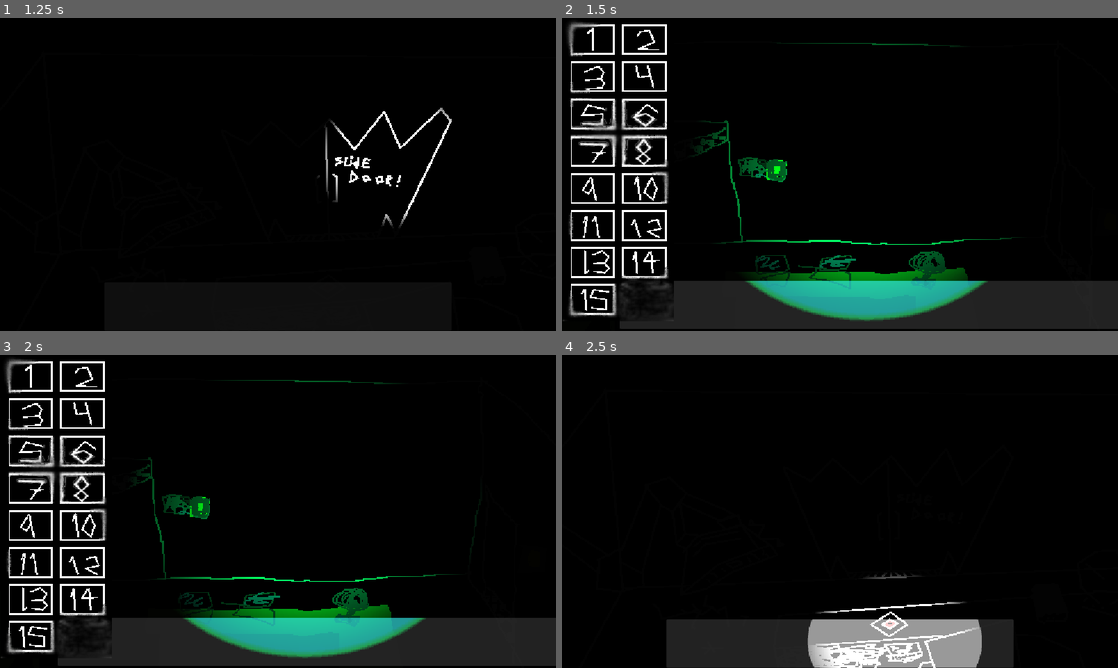
Above: before the commit, frames 1-4 (two rows, left to right).
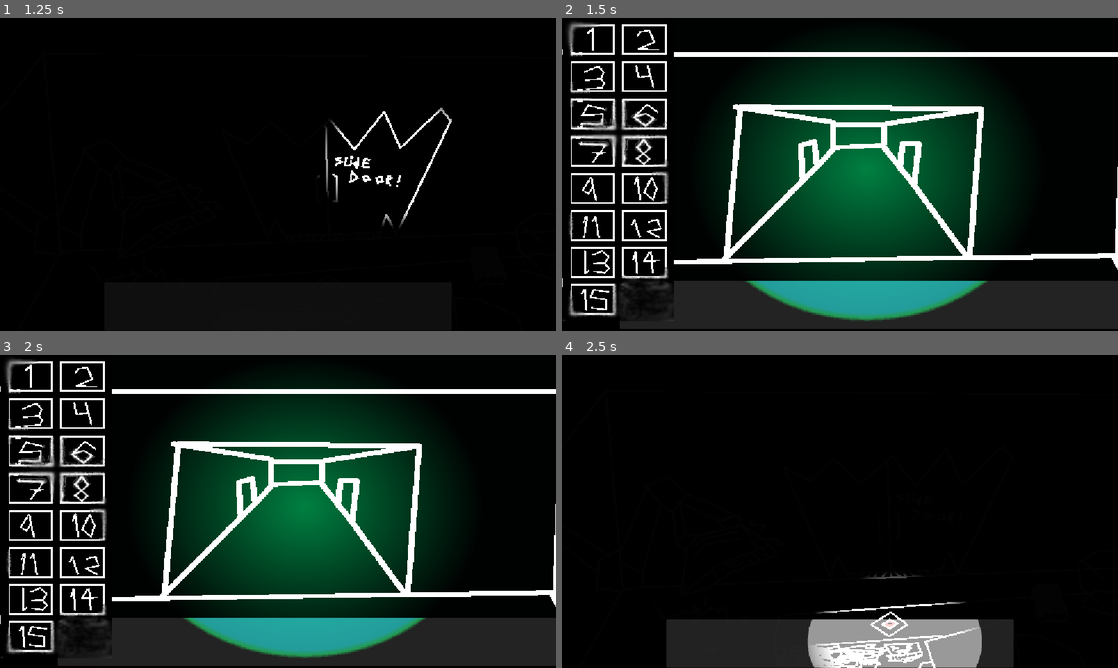
Above: after the commit, the same moments.

Repository: Ranger-Yev/project_sequence
Game: Godot game, scene res://game_big.tscn
Two runs of this game, one before a commit and one after it. Both use one fixed random seed, a clock stepped at 60 frames per second and the inputs below. The engine's default icon, where the game draws it, is replaced by a stand-in: a white triangle on a blue panel in a dark square.
Inputs (mouse positions are in pixels of both pictures, inside the frame that each line leads up to):
- Up to frame 1 (1.25 s): tap Enter (ui_accept) at 0.5, 0.77 s; move the mouse to (400, 158) at 0.52 s; hold Right (ui_right) from 0.53 s (still down); click (400, 158) at 0.6 s
- Up to frame 2 (1.5 s): release Right (ui_right) at 1.25 s; click (840, 305) at 1.25 s
- Up to frame 3 (2 s): no input
- Up to frame 4 (2.5 s): click (895, 642) at 2 s

Frame 1 is identical in both runs. In frame 2, 35% of the frame differs, in the area x 0-100%, y 8-89%; in frame 3, 35%; in frame 4, nothing differs.

Commit message:
fixed some cams issues

Diff:
--- a/Scripts/open_cams.gd
+++ b/Scripts/open_cams.gd
@@ -4,6 +4,7 @@
 var mouse_pos_cams
 var current_camera_number = 0
 var actual_current_camera
+var cam_size_number = 1152
 @onready var cam_light = $PointLight2D
 @onready var cam_pause = $"Cam pawse x3"
 @onready var cam = $Camera2D
@@ -12,26 +13,26 @@
 
 # Called every frame. 'delta' is the elapsed time since the previous frame.
 func _process(delta: float) -> void:
-	print(actual_current_camera)
-
-	actual_current_camera = current_camera_number * 1152
-	if cam_go_right:
-		if cam_pause.time_left != 0:
-			return
-		if cam.position.x >= actual_current_camera + 220:
-			cam_go_left = true
-			cam_go_right = false
-			cam_pause.start()
-		cam.position.x += 50*delta
-
-	if cam_go_left:
-		if cam_pause.time_left != 0:
-			return
-		if cam.position.x <= actual_current_camera:
-			cam_go_right = true
-			cam_go_left = false
-			cam_pause.start()
-		cam.position.x -= 50*delta
+	pass
+	actual_current_camera = current_camera_number * cam_size_number
+	cam.position.x = actual_current_camera
+	#if cam_go_right:
+		#if cam_pause.time_left != 0:
+			#return
+		#if cam.position.x >= actual_current_camera + 220:
+			#cam_go_left = true
+			#cam_go_right = false
+			#cam_pause.start()
+		#cam.position.x += 50*delta
+		#
+	#if cam_go_left:
+		#if cam_pause.time_left != 0:
+			#return
+		#if cam.position.x <= actual_current_camera:
+			#cam_go_right = true
+			#cam_go_left = false
+			#cam_pause.start()
+		#cam.position.x -= 50*delta
 
 	pass
 
@@ -43,36 +44,60 @@
 func _on_cam_1_input_event(viewport: Node, event: InputEvent, shape_idx: int) -> void:
 	if Input.is_action_just_pressed("Click"):
 		cam_selector.frame = 1
-		cam.position = Vector2(0,0)
 		current_camera_number = 0
 func _on_cam_2_input_event(viewport: Node, event: InputEvent, shape_idx: int) -> void:
 	if Input.is_action_just_pressed("Click"):
 		cam_selector.frame = 2
-		cam.position = Vector2(1075,0)
 		current_camera_number = 1
 func _on_cam_3_input_event(viewport: Node, event: InputEvent, shape_idx: int) -> void:
-	if Input.is_action_just_pressed("Click"):cam_selector.frame = 3
+	if Input.is_action_just_pressed("Click"):
+		cam_selector.frame = 3
+		current_camera_number = 2
 func _on_cam_4_input_event(viewport: Node, event: InputEvent, shape_idx: int) -> void:
-	if Input.is_action_just_pressed("Click"):cam_selector.frame = 4
+	if Input.is_action_just_pressed("Click"):
+		cam_selector.frame = 4
+		current_camera_number = 3
 func _on_cam_5_input_event(viewport: Node, event: InputEvent, shape_idx: int) -> void:
-	if Input.is_action_just_pressed("Click"):cam_selector.frame = 5
+	if Input.is_action_just_pressed("Click"):
+		cam_selector.frame = 5
+		current_camera_number = 4
 func _on_cam_6_input_event(viewport: Node, event: InputEvent, shape_idx: int) -> void:
-	if Input.is_action_just_pressed("Click"):cam_selector.frame = 6
+	if Input.is_action_just_pressed("Click"):
+		cam_selector.frame = 6
+		current_camera_number = 5
 func _on_cam_7_input_event(viewport: Node, event: InputEvent, shape_idx: int) -> void:
-	if Input.is_action_just_pressed("Click"):cam_selector.frame = 7
+	if Input.is_action_just_pressed("Click"):
+		cam_selector.frame = 7
+		current_camera_number = 6
 func _on_cam_8_input_event(viewport: Node, event: InputEvent, shape_idx: int) -> void:
-	if Input.is_action_just_pressed("Click"):cam_selector.frame = 8
+	if Input.is_action_just_pressed("Click"):
+		cam_selector.frame = 8
+		current_camera_number = 7
 func _on_cam_9_input_event(viewport: Node, event: InputEvent, shape_idx: int) -> void:
-	if Input.is_action_just_pressed("Click"):cam_selector.frame = 9
+	if Input.is_action_just_pressed("Click"):
+		cam_selector.frame = 9
+		current_camera_number = 8
 func _on_cam_10_input_event(viewport: Node, event: InputEvent, shape_idx: int) -> void:
-	if Input.is_action_just_pressed("Click"):cam_selector.frame = 10
+	if Input.is_action_just_pressed("Click"):
+		cam_selector.frame = 10
+		current_camera_number = 9
 func _on_cam_11_input_event(viewport: Node, event: InputEvent, shape_idx: int) -> void:
-	if Input.is_action_just_pressed("Click"):cam_selector.frame = 11
+	if Input.is_action_just_pressed("Click"):
+		cam_selector.frame = 11
+		current_camera_number = 10
 func _on_cam_12_input_event(viewport: Node, event: InputEvent, shape_idx: int) -> void:
-	if Input.is_action_just_pressed("Click"):cam_selector.frame = 12
+	if Input.is_action_just_pressed("Click"):
+		cam_selector.frame = 12
+		current_camera_number = 11
 func _on_cam_13_input_event(viewport: Node, event: InputEvent, shape_idx: int) -> void:
-	if Input.is_action_just_pressed("Click"):cam_selector.frame = 13
+	if Input.is_action_just_pressed("Click"):
+		cam_selector.frame = 13
+		current_camera_number = 12
 func _on_cam_14_input_event(viewport: Node, event: InputEvent, shape_idx: int) -> void:
-	if Input.is_action_just_pressed("Click"):cam_selector.frame = 14
+	if Input.is_action_just_pressed("Click"):
+		cam_selector.frame = 14
+		current_camera_number = 13
 func _on_cam_15_input_event(viewport: Node, event: InputEvent, shape_idx: int) -> void:
-	if Input.is_action_just_pressed("Click"):cam_selector.frame = 15
+	if Input.is_action_just_pressed("Click"):
+		cam_selector.frame = 15
+		current_camera_number = 14
--- a/cams.tscn
+++ b/cams.tscn
@@ -3,8 +3,12 @@
 [ext_resource type="Script" uid="uid://bjk4qwirwq7yw" path="res://Scripts/open_cams.gd" id="1_43drd"]
 [ext_resource type="Texture2D" uid="uid://cul8kjp32rhnw" path="res://Art/icon.svg" id="2_vdttf"]
 [ext_resource type="Texture2D" uid="uid://g5tsgtlaoly1" path="res://Art/cams_selector.png" id="3_80hud"]
-[ext_resource type="Texture2D" uid="uid://bmhgwdla5g0h1" path="res://Art/layout1.png" id="3_rg0m2"]
-[ext_resource type="Texture2D" uid="uid://ccuuuah3cvqhc" path="res://Art/layout3.png" id="4_ioxu0"]
+[ext_resource type="Texture2D" uid="uid://b0egf7bc026ey" path="res://Art/cams/Elevator_P_Cam.png" id="3_tibft"]
+[ext_resource type="Texture2D" uid="uid://b1rijxoyqa46x" path="res://Art/cams/HoA_Cam.png" id="4_0kbmt"]
+[ext_resource type="Texture2D" uid="uid://tqpt7yra350u" path="res://Art/cams/HoP_Cam.png" id="5_hdvee"]
+[ext_resource type="Texture2D" uid="uid://crkr1egyoc73m" path="res://Art/cams/Prod_Cam.png" id="6_co2ng"]
+[ext_resource type="Texture2D" uid="uid://b8hp1haujlpuu" path="res://Art/cams/Records_Cam.png" id="8_yfh2k"]
+[ext_resource type="Texture2D" uid="uid://be6ni3j3lnnlh" path="res://Art/cams/Storage_Cam.png" id="9_rukh5"]
 
 [sub_resource type="Gradient" id="Gradient_ia7or"]
 colors = PackedColorArray(1, 1, 1, 1, 0, 0, 0, 1)
@@ -29,19 +33,34 @@
 
 [node name="BigBackground" type="Sprite2D" parent="." unique_id=175665718]
 modulate = Color(0.012617188, 0.012617188, 0.012617188, 1)
-position = Vector2(4056, 1775)
-scale = Vector2(68.10938, 32.757813)
+position = Vector2(9636, 300.75)
+scale = Vector2(156.1875, 10.144532)
 texture = ExtResource("2_vdttf")
 
-[node name="Cam1" type="Sprite2D" parent="BigBackground" unique_id=1258461924]
-position = Vector2(-51.108955, -44.294777)
-scale = Vector2(0.00877877, 0.018372772)
-texture = ExtResource("3_rg0m2")
-
-[node name="Layout3" type="Sprite2D" parent="BigBackground" unique_id=444000366]
-position = Vector2(-33.974762, -44.41688)
-scale = Vector2(0.009, 0.018)
-texture = ExtResource("4_ioxu0")
+[node name="Cam1" type="Sprite2D" parent="." unique_id=1258461924]
+position = Vector2(576, 324)
+scale = Vector2(1.0000001, 1.0000001)
+texture = ExtResource("3_tibft")
+
+[node name="Cam2" type="Sprite2D" parent="." unique_id=444000366]
+position = Vector2(1728, 324)
+texture = ExtResource("4_0kbmt")
+
+[node name="HoPCam" type="Sprite2D" parent="." unique_id=765963354]
+position = Vector2(2880, 324)
+texture = ExtResource("5_hdvee")
+
+[node name="ProdCam" type="Sprite2D" parent="." unique_id=2039621712]
+position = Vector2(4033, 324)
+texture = ExtResource("6_co2ng")
+
+[node name="RecordsCam" type="Sprite2D" parent="." unique_id=170096805]
+position = Vector2(5185, 324)
+texture = ExtResource("8_yfh2k")
+
+[node name="StorageCam" type="Sprite2D" parent="." unique_id=1086232391]
+position = Vector2(6337, 324)
+texture = ExtResource("9_rukh5")
 
 [node name="Camera2D" type="Camera2D" parent="." unique_id=1287642936]
 offset = Vector2(96, 0)
Not shown, added: Art/cams/Elevator_P_Cam.png.import
Not shown, added: Art/cams/HoA_Cam.png.import
Not shown, added: Art/cams/HoP_Cam.png.import
Not shown, added: Art/cams/Prod_Cam.png.import
Not shown, added: Art/cams/Records_Cam.png.import
Not shown, added: Art/cams/Storage_Cam.png.import
